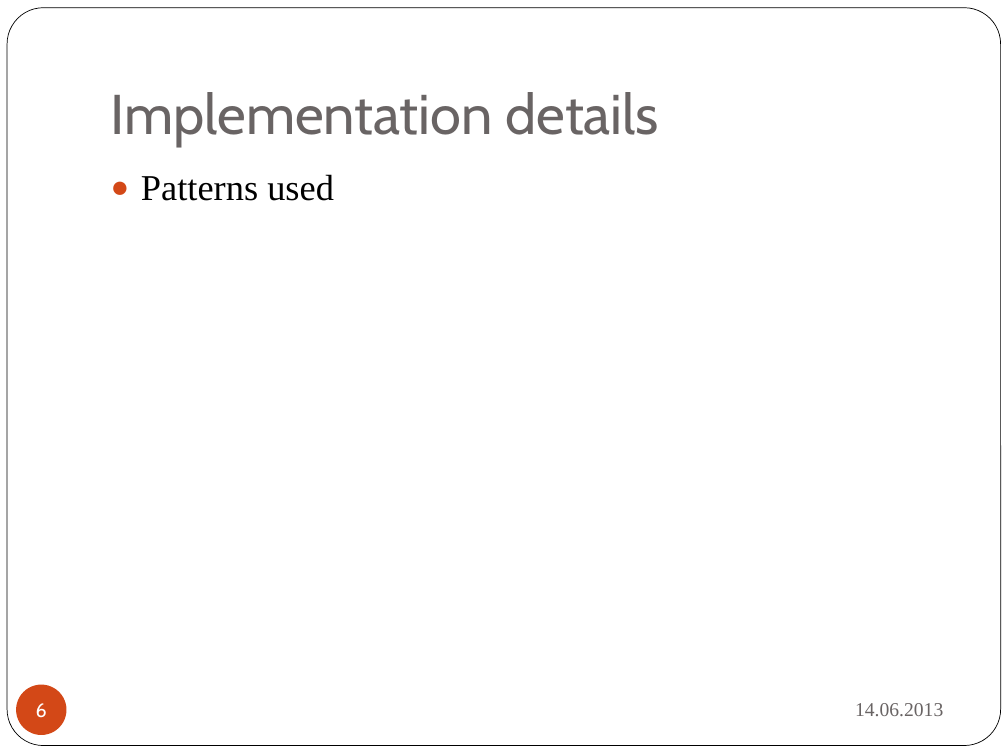
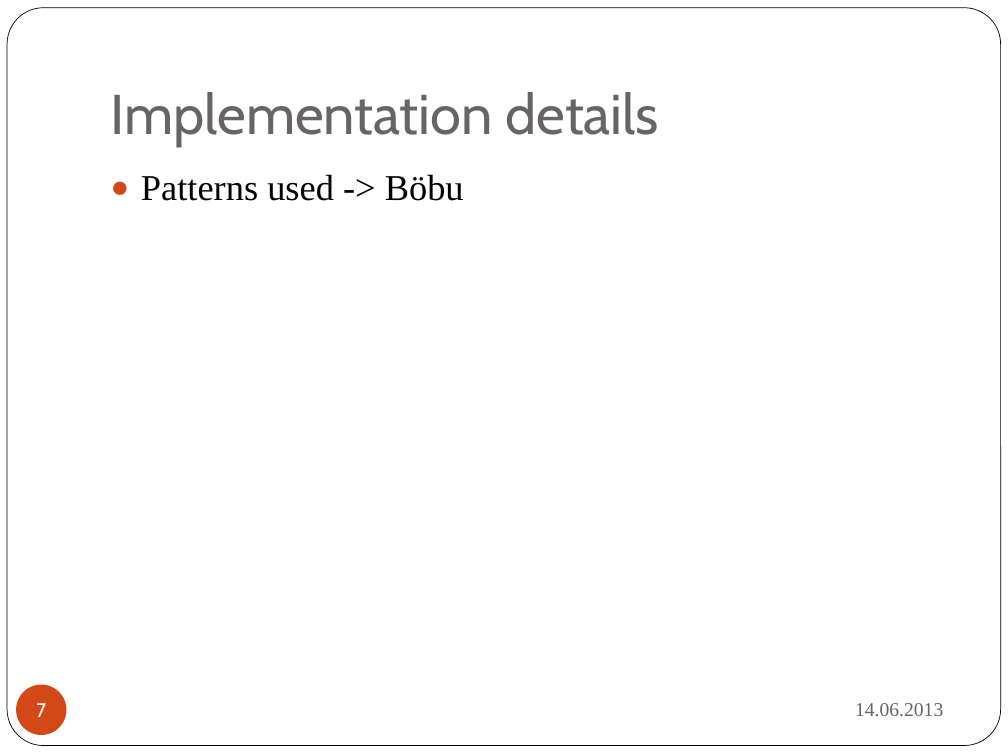
Before and after one commit to boebu/ch.bfh.bti7081.s2013.yellow, a slide deck: slide 7 of ch.bfh.bti7081.s2013.yellow/doc/cs1_task14/cs01_task14_final_presentation.pptx (slide 6 before the commit). Drawn at 1008x756 pixels with LibreOffice and Linux fonts; fonts in the diff are those of the drawing. Boxes give left, top, right and bottom in pixels: in the first picture for what was removed or moved away, otherwise in the second. Text is boxed around its words. In the diff, an @@ line names an element or a change of style, - is before the commit and + after.

```diff
--- a/ch.bfh.bti7081.s2013.yellow/doc/cs1_task14/cs01_task14_final_presentation.pptx
+++ b/ch.bfh.bti7081.s2013.yellow/doc/cs1_task14/cs01_task14_final_presentation.pptx
@@ text at <box>141,174,464,201</box>: text changed @@
-● Patterns used
+● Patterns used -> Böbu
@@ page number at <box>36,703,46,717</box>: text changed @@
-6
+7
```
Also in this commit, not shown: 5 other slides changed, 1 slide added.
